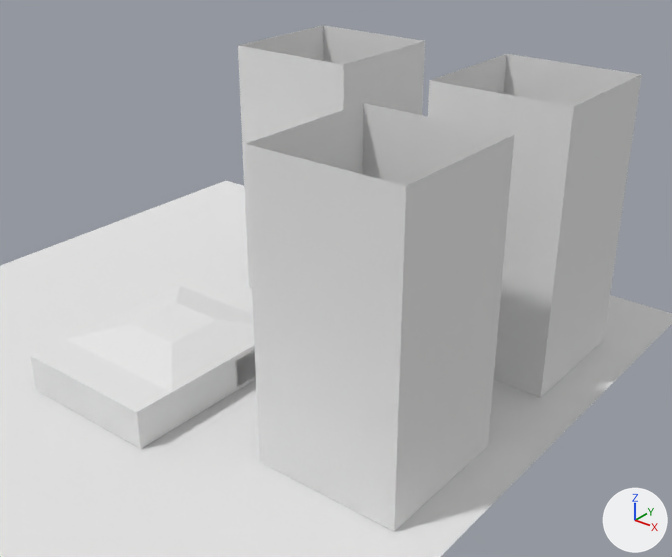
The Blender file Assets/Models/Building.blend: old version first, new version second.
The view is the same before and after, from a camera (50 mm lens) standing at (88.8, -75.2, 69.3) and looking at (18.5, 12.7, 14.8). The axes (+X, +Y, +Z) are drawn at lower right. The lights are the same throughout.

Before the edit, the objects in view are built like this:
```python
me_cube = bpy.data.meshes.new('Cube')
me_cube.from_pydata(...)  # 12 vertices, 8 faces; spans x -1.0..1.0, y -1.0..1.0, z 0.0..4.0
me_cube.materials.append(mat_tower)  # its picture is missing
me_cube_008 = bpy.data.meshes.new('Cube.008')
me_cube_008.from_pydata(...)  # 12 vertices, 8 faces; spans x -1.0..1.0, y -1.0..1.0, z 0.0..4.0
me_cube_008.materials.append(mat_tower)  # its picture is missing
me_cube_009 = bpy.data.meshes.new('Cube.009')
me_cube_009.from_pydata(...)  # 12 vertices, 8 faces; spans x -1.0..1.0, y -1.0..1.0, z 0.0..4.0
me_cube_009.materials.append(mat_tower)  # its picture is missing
ob_tower = bpy.data.objects.new('Tower', me_cube)
ob_tower.location = (0.0, 35.0, 0.0)
ob_tower.scale = (10.0, 10.0, 10.0)
ob_tower_001 = bpy.data.objects.new('Tower.001', me_cube_008)
ob_tower_001.location = (34.0, 35.0, 0.0)
ob_tower_001.scale = (10.0, 10.0, 10.0)
ob_tower_002 = bpy.data.objects.new('Tower.002', me_cube_009)
ob_tower_002.location = (34.0, 1.0, 0.0)
ob_tower_002.scale = (10.0, 10.0, 10.0)
# also in view: 'Plane' at (0.0, 10.0, -0.1); 'Building' at (0.1, -2.6, 3.6)
```
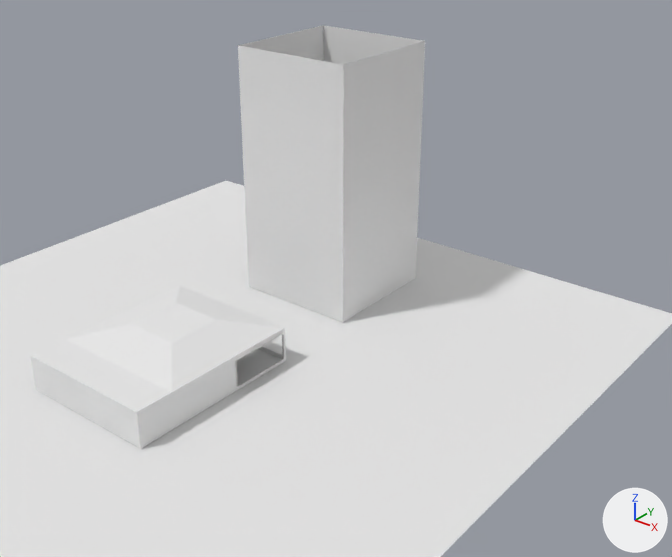
The change, as a list of edits to the scene's bpy script:
```text
Remove ob_tower_001:
    ob_tower_001 = bpy.data.objects.new('Tower.001', me_cube_008)
    ob_tower_001.location = (34.0, 35.0, 0.0)
    ob_tower_001.scale = (10.0, 10.0, 10.0)
Remove ob_tower_002:
    ob_tower_002 = bpy.data.objects.new('Tower.002', me_cube_009)
    ob_tower_002.location = (34.0, 1.0, 0.0)
    ob_tower_002.scale = (10.0, 10.0, 10.0)
```

Changed parts and their boxes [x1, y1, x2, y2] in the pictures (672 x 557 px):
'Tower.002', deleted: before [246, 103, 515, 531]
'Tower.001', deleted: before [428, 54, 642, 398]
'Tower', unchanged, uncovered by the edit: before [238, 25, 425, 288]; after [238, 25, 425, 322]
